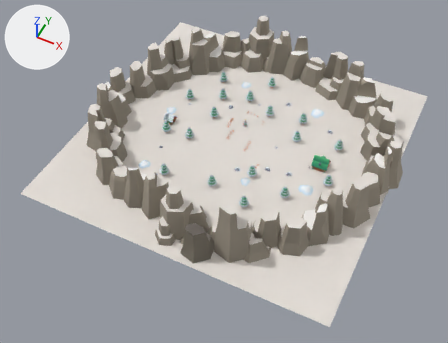
Two versions of the glTF model frontend/public/models/maps/map2/decorations.glb, one commit apart.
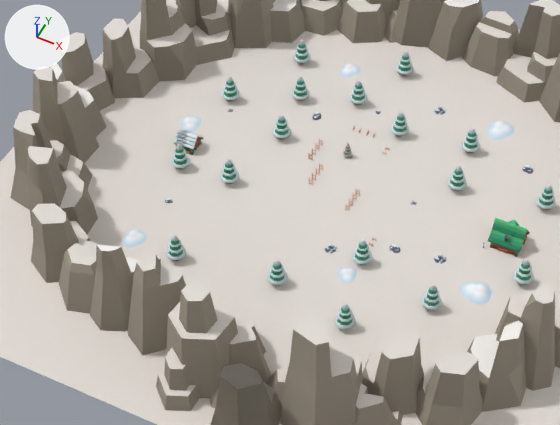
Each version is shown whole from a 50 mm lens placed at (94.0, -212.0, 234.0), pointed at (-1.0, -22.0, -3.0), then close up on the part from 18% to 77% of the width and 15% to 74% of the height. Arrows for +X, +Y and +Z are at upper left; the lights stay in place. Where no turn or scale is listed for an object, it has been applied to the vertices.

Script lines for the objects in view, before the commit:
```python
me_mesh_rock_talla = bpy.data.meshes.new('Mesh rock_tallA')
me_mesh_rock_talla.from_pydata(...)  # 70 vertices, 136 faces; spans x -16.9..17.2, y -11.4..12.8, z 0.0..33.2
# faces by material slot: [98, 26, 12]
me_mesh_rock_talla.materials.append(mat_dirt_018)  # grey #afa595
me_mesh_rock_talla.materials.append(mat_grass_018)  # white #f8f5f2
me_mesh_rock_talla.materials.append(mat_defaultmat_018)  # white #ffffff
me_rocks_large_002 = bpy.data.meshes.new('rocks-large.002')
me_rocks_large_002.from_pydata(...)  # 390 vertices, 696 faces; spans x -1.03..0.93, y -1.08..1.25, z 0.0..1.29
me_rocks_large_002.materials.append(mat_colormap_062)  # picture img_colormap
me_rocks_medium_001 = bpy.data.meshes.new('rocks-medium.001')
me_rocks_medium_001.from_pydata(...)  # 190 vertices, 330 faces; spans x -0.95..1.09, y -0.93..0.87, z 0.0..0.88
me_rocks_medium_001.materials.append(mat_colormap_063)  # picture img_colormap
ob_rock_talla = bpy.data.objects.new('rock_tallA', me_mesh_rock_talla)
ob_rock_talla.location = (25.8, -61.1, -1.7)
ob_rocks_large_002 = bpy.data.objects.new('rocks-large.002', me_rocks_large_002)
ob_rocks_large_002.location = (-29.2, -42.0, 0.0)
ob_rocks_medium_001 = bpy.data.objects.new('rocks-medium.001', me_rocks_medium_001)
ob_rocks_medium_001.location = (-36.8, -23.8, 0.0)
# also in view: 'rock_tallC.001' at (-7.0, 64.0, 11.0); 'rock_tallJ.003' at (54.0, -39.0, 9.0); 'ground_grass' at (-2.0, -2.0, 0.0); 'rock_tallI.001' at (-50.0, 43.0, 12.0); 'rock_tallF.005' at (-35.0, 58.0, 8.0)
```
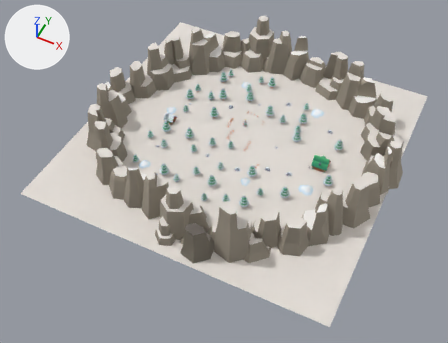
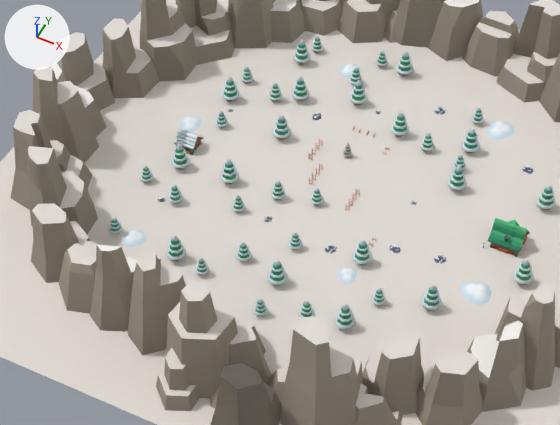
What differs and where, as boxes [x1, y1, x2, y2] in the close-ups (560 x 425 px):
'tree-snow-b.022', added
    after: [236, 242, 252, 262]
'tree-snow-b.037', added
    after: [168, 184, 183, 204]
'tree-snow-b.019', added
    after: [271, 180, 286, 200]
'tree-snow-b.025', added
    after: [298, 300, 315, 317]
'tree-snow-b.028', added
    after: [420, 132, 435, 152]
'tree-snow-b.023', added
    after: [253, 298, 268, 316]
'tree-snow-b.026', added
    after: [372, 287, 386, 305]
'tree-snow-b.034', added
    after: [268, 82, 283, 102]
'tree-snow-b.024', added
    after: [195, 257, 209, 275]
'tree-snow-b.020', added
    after: [288, 232, 302, 250]
'tree-snow-b.038', added
    after: [109, 217, 123, 234]
'tree-snow-b.018', added
    after: [310, 188, 324, 205]
'tree-snow-b.021', added
    after: [232, 195, 245, 212]
'tree-snow-b.039', added
    after: [140, 165, 154, 183]
'tree-snow-b.031', added
    after: [349, 66, 363, 85]
'tree-snow-b.035', added
    after: [215, 110, 228, 128]
'tree-snow-b.029', added
    after: [471, 107, 484, 124]
'tree-snow-b.036', added
    after: [241, 66, 254, 84]
'tree-snow-b.033', added
    after: [376, 50, 388, 67]
'tree-snow-b.032', added
    after: [311, 36, 323, 53]
'tree-snow-b.030', added
    after: [453, 154, 466, 171]
'rocks-medium.001', moved
    before: [165, 198, 173, 203]
    after: [158, 197, 165, 202]
'rocks-large.004', added
    after: [264, 215, 273, 222]

The change, as a diff of the scene's bpy script:
```diff
--- a/frontend/public/models/maps/map2/decorations.glb.py
+++ b/frontend/public/models/maps/map2/decorations.glb.py
@@ ob_rocks_medium_001 @@
 ob_rocks_medium_001 = bpy.data.objects.new('rocks-medium.001', me_rocks_medium_001)
-ob_rocks_medium_001.location = (-36.8, -23.8, 0.0)
+ob_rocks_medium_001.location = (-38.6, -24.2, 0.0)
@@ ob_tree_snow_b_039 @@
+ob_tree_snow_b_039 = bpy.data.objects.new('tree-snow-b.039', me_tree_snow_b_040)  # 216 vertices, 374 faces; spans x -1.6..1.6, y -1.6..1.6, z 0.0..5.46; in mat_colormap_027 (picture img_colormap)
+ob_tree_snow_b_039.location = (-45.1, -20.1, 0.0)
@@ ob_tree_snow_b_038 @@
+ob_tree_snow_b_038 = bpy.data.objects.new('tree-snow-b.038', me_tree_snow_b_040.copy())
+ob_tree_snow_b_038.location = (-42.7, -38.5, 0.0)
@@ ob_tree_snow_b_037 @@
+ob_tree_snow_b_037 = bpy.data.objects.new('tree-snow-b.037', me_tree_snow_b_038)  # 216 vertices, 374 faces; spans x -1.8..1.8, y -1.8..1.8, z 0.0..6.14; in mat_colormap_027 (picture img_colormap)
+ob_tree_snow_b_037.location = (-35.0, -23.2, 0.0)
@@ ob_tree_snow_b_036 @@
+ob_tree_snow_b_036 = bpy.data.objects.new('tree-snow-b.036', me_tree_snow_b_040.copy())
+ob_tree_snow_b_036.location = (-40.4, 24.2, 0.0)
@@ ob_tree_snow_b_035 @@
+ob_tree_snow_b_035 = bpy.data.objects.new('tree-snow-b.035', me_tree_snow_b_040.copy())
+ob_tree_snow_b_035.location = (-38.0, 5.8, 0.0)
@@ ob_tree_snow_b_034 @@
+ob_tree_snow_b_034 = bpy.data.objects.new('tree-snow-b.034', me_tree_snow_b_038.copy())
+ob_tree_snow_b_034.location = (-30.3, 21.1, 0.0)
@@ ob_tree_snow_b_033 @@
+ob_tree_snow_b_033 = bpy.data.objects.new('tree-snow-b.033', me_tree_snow_b_034)  # 216 vertices, 374 faces; spans x -1.6..1.6, y -1.6..1.6, z 0.0..5.46; in mat_colormap_027 (picture img_colormap)
+ob_tree_snow_b_033.location = (-10.9, 46.4, 0.0)
@@ ob_tree_snow_b_032 @@
+ob_tree_snow_b_032 = bpy.data.objects.new('tree-snow-b.032', me_tree_snow_b_034.copy())
+ob_tree_snow_b_032.location = (-29.3, 44.1, 0.0)
@@ ob_tree_snow_b_031 @@
+ob_tree_snow_b_031 = bpy.data.objects.new('tree-snow-b.031', me_tree_snow_b_032)  # 216 vertices, 374 faces; spans x -1.8..1.8, y -1.8..1.8, z 0.0..6.14; in mat_colormap_027 (picture img_colormap)
+ob_tree_snow_b_031.location = (-14.0, 36.4, 0.0)
@@ ob_tree_snow_b_030 @@
+ob_tree_snow_b_030 = bpy.data.objects.new('tree-snow-b.030', me_tree_snow_b_031)  # 216 vertices, 374 faces; spans x -1.6..1.6, y -1.6..1.6, z 0.0..5.46; in mat_colormap_027 (picture img_colormap)
+ob_tree_snow_b_030.location = (23.1, 18.3, 0.0)
@@ ob_tree_snow_b_029 @@
+ob_tree_snow_b_029 = bpy.data.objects.new('tree-snow-b.029', me_tree_snow_b_031.copy())
+ob_tree_snow_b_029.location = (20.7, 36.7, 0.0)
@@ ob_tree_snow_b_028 @@
+ob_tree_snow_b_028 = bpy.data.objects.new('tree-snow-b.028', me_tree_snow_b_029)  # 216 vertices, 374 faces; spans x -1.8..1.8, y -1.8..1.8, z 0.0..6.14; in mat_colormap_027 (picture img_colormap)
+ob_tree_snow_b_028.location = (13.0, 21.5, 0.0)
@@ ob_tree_snow_b_026 @@
+ob_tree_snow_b_026 = bpy.data.objects.new('tree-snow-b.026', me_tree_snow_b_027)  # 216 vertices, 374 faces; spans x -1.73..1.73, y -1.73..1.73, z 0.0..5.46; in mat_colormap_027 (picture img_colormap)
+ob_tree_snow_b_026.location = (23.0, -30.4, 0.0)
@@ ob_tree_snow_b_025 @@
+ob_tree_snow_b_025 = bpy.data.objects.new('tree-snow-b.025', me_tree_snow_b_026)  # 216 vertices, 374 faces; spans x -1.95..1.95, y -1.95..1.95, z 0.0..6.14; in mat_colormap_027 (picture img_colormap)
+ob_tree_snow_b_025.location = (10.1, -41.6, 0.0)
@@ ob_tree_snow_b_024 @@
+ob_tree_snow_b_024 = bpy.data.objects.new('tree-snow-b.024', me_tree_snow_b_025)  # 216 vertices, 374 faces; spans x -1.73..1.73, y -1.73..1.73, z 0.0..5.46; in mat_colormap_027 (picture img_colormap)
+ob_tree_snow_b_024.location = (-17.7, -40.5, 0.0)
@@ ob_tree_snow_b_023 @@
+ob_tree_snow_b_023 = bpy.data.objects.new('tree-snow-b.023', me_tree_snow_b_025.copy())
+ob_tree_snow_b_023.location = (0.2, -45.2, 0.0)
@@ ob_tree_snow_b_022 @@
+ob_tree_snow_b_022 = bpy.data.objects.new('tree-snow-b.022', me_tree_snow_b_023)  # 216 vertices, 374 faces; spans x -1.95..1.95, y -1.95..1.95, z 0.0..6.14; in mat_colormap_027 (picture img_colormap)
+ob_tree_snow_b_022.location = (-11.0, -32.3, 0.0)
@@ ob_rocks_large_004 @@
+ob_rocks_large_004 = bpy.data.objects.new('rocks-large.004', me_rocks_large_002.copy())  # the mesh of ob_rocks_large_002
+ob_rocks_large_004.location = (-12.0, -18.2, 0.0)
@@ ob_tree_snow_b_021 @@
+ob_tree_snow_b_021 = bpy.data.objects.new('tree-snow-b.021', me_tree_snow_b_025.copy())
+ob_tree_snow_b_021.location = (-19.8, -18.9, 0.0)
@@ ob_tree_snow_b_020 @@
+ob_tree_snow_b_020 = bpy.data.objects.new('tree-snow-b.020', me_tree_snow_b_025.copy())
+ob_tree_snow_b_020.location = (-1.9, -23.6, 0.0)
@@ ob_tree_snow_b_019 @@
+ob_tree_snow_b_019 = bpy.data.objects.new('tree-snow-b.019', me_tree_snow_b_023.copy())
+ob_tree_snow_b_019.location = (-13.1, -10.7, 0.0)
@@ ob_tree_snow_b_018 @@
+ob_tree_snow_b_018 = bpy.data.objects.new('tree-snow-b.018', me_tree_snow_b_025.copy())
+ob_tree_snow_b_018.location = (-3.7, -8.1, 0.0)
```
